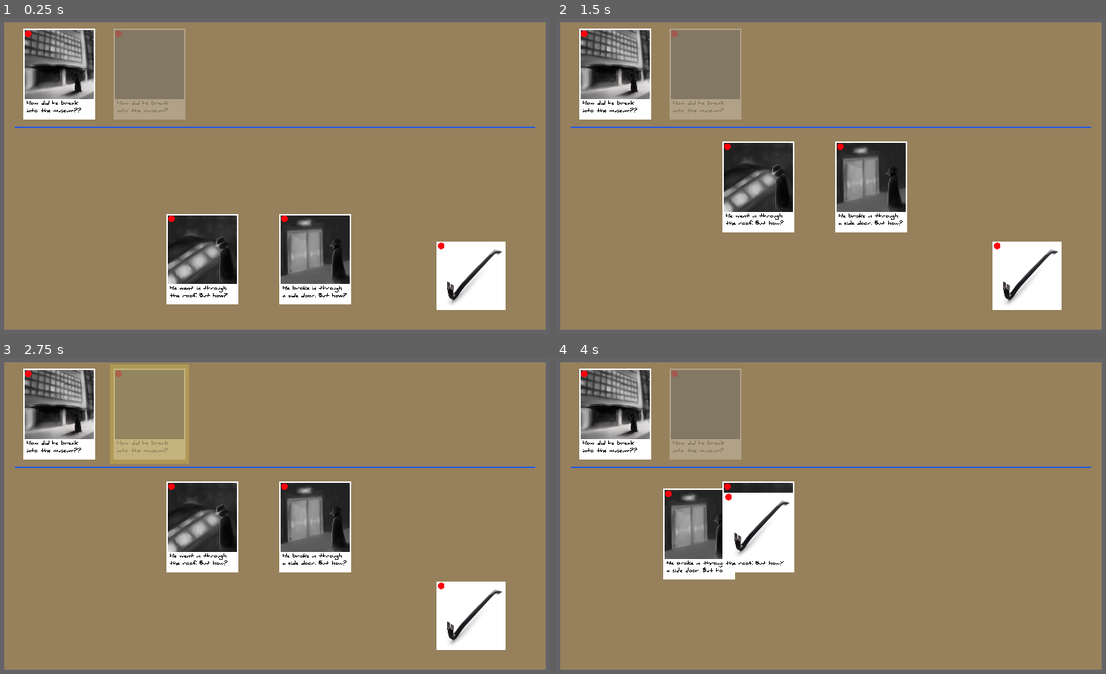
Above: before the commit, frames 1-4 (two rows, left to right).
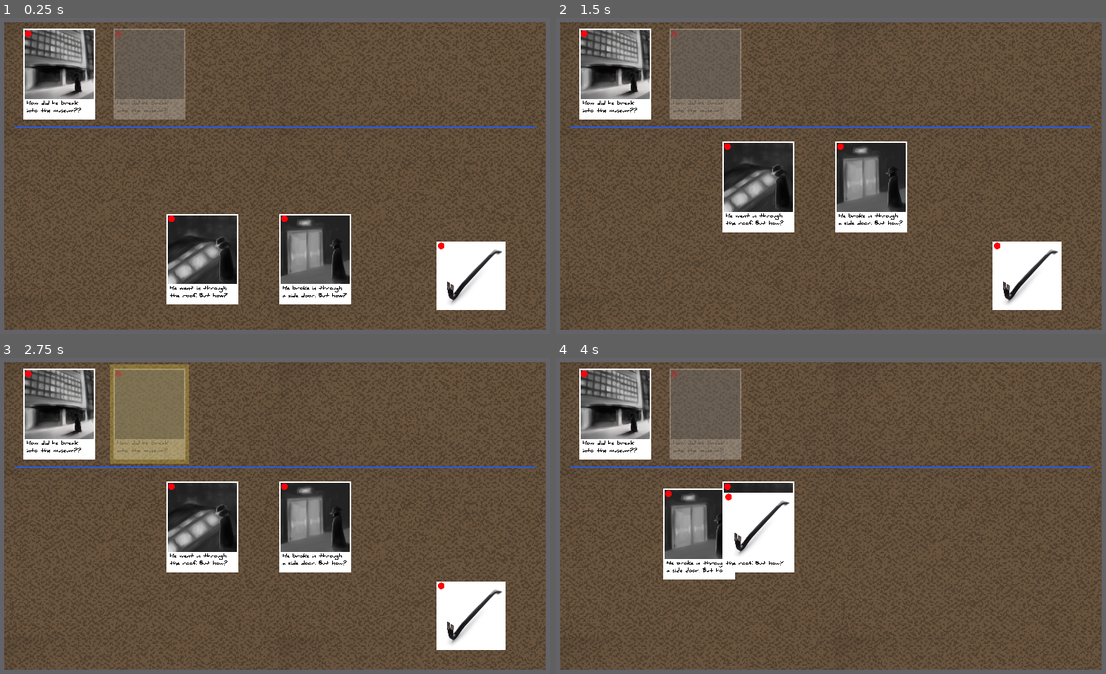
Above: after the commit, the same moments.

Repository: IanWark/VGADGameJamWinter2019
Game: Godot game, scene res://scenes/game_screen.tscn
Same seed, same stepped clock (60 frames per second), same inputs: the game is played once before the commit and once after it.
Inputs (mouse positions are in pixels of both pictures, inside the frame that each line leads up to):
- Up to frame 1 (0.25 s): no input
- Up to frame 2 (1.5 s): drag from (616, 74) to (759, 185) at 0.52 s; tap Enter at 1.25 s; drag from (704, 74) to (759, 185) at 1.27 s
- Up to frame 3 (2.75 s): tap Space at 2 s; press the mouse at (203, 525) at 2.03 s
- Up to frame 4 (4 s): release the mouse at (759, 525) at 2.75 s; tap Enter at 2.75 s; drag from (869, 525) to (704, 414) at 2.77 s; drag from (1029, 617) to (759, 525) at 3.52 s

The runs differ from the first frame. In frame 1, 81% of the frame differs, in the area x 0-100%, y 1-99%; in frame 2, 81%; in frame 3, 79%; in frame 4, 84%.

Commit message:
texture board

Diff:
--- a/scenes/game_screen.tscn
+++ b/scenes/game_screen.tscn
@@ -1,11 +1,12 @@
-[gd_scene load_steps=11 format=2]
+[gd_scene load_steps=10 format=2]
 
 [ext_resource path="res://scripts/main.gd" type="Script" id=1]
-[ext_resource path="res://scenes/events/event_0_jam.tscn" type="PackedScene" id=2]
-[ext_resource path="res://scenes/events/event_1_unknown.tscn" type="PackedScene" id=3]
-[ext_resource path="res://scenes/events/event_1_a.tscn" type="PackedScene" id=4]
-[ext_resource path="res://scenes/events/event_1_b.tscn" type="PackedScene" id=5]
-[ext_resource path="res://scenes/clue.tscn" type="PackedScene" id=6]
+[ext_resource path="res://art/board_texture.png" type="Texture" id=2]
+[ext_resource path="res://scenes/events/event_0_jam.tscn" type="PackedScene" id=3]
+[ext_resource path="res://scenes/events/event_1_unknown.tscn" type="PackedScene" id=4]
+[ext_resource path="res://scenes/events/event_1_a.tscn" type="PackedScene" id=5]
+[ext_resource path="res://scenes/events/event_1_b.tscn" type="PackedScene" id=6]
+[ext_resource path="res://scenes/clue.tscn" type="PackedScene" id=7]
 
 [sub_resource type="Gradient" id=1]
 
@@ -19,18 +20,7 @@
 gradient = SubResource( 1 )
 width = 2048
 
-[sub_resource type="Gradient" id=3]
-
-offsets = PoolRealArray( 0 )
-colors = PoolColorArray( 0.596078, 0.509804, 0.364706, 1 )
-
-[sub_resource type="GradientTexture" id=4]
-
-flags = 4
-gradient = SubResource( 3 )
-width = 2048
-
-[node name="Main" type="Node"]
+[node name="Main" type="Node" index="0"]
 
 script = ExtResource( 1 )
 _sections_unfolded = [ "Margin" ]
@@ -68,9 +58,9 @@
 mouse_default_cursor_shape = 0
 size_flags_horizontal = 1
 size_flags_vertical = 1
-texture = SubResource( 4 )
+texture = ExtResource( 2 )
 expand = true
-stretch_mode = 0
+stretch_mode = 2
 _sections_unfolded = [ "Mouse" ]
 
 [node name="Locked Events" type="Container" parent="." index="1"]
Binary file added: art/board_texture.png
Not shown: 3 places in scenes/game_screen.tscn that only renumber resources
